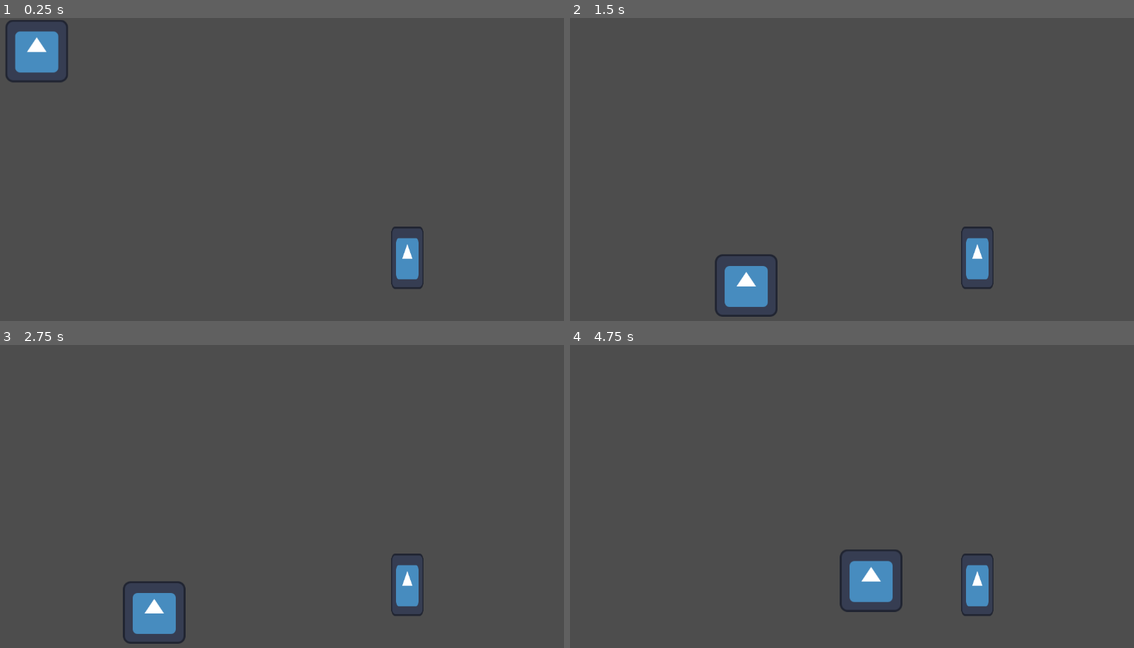
Above: before the commit, frames 1-4 (two rows, left to right).
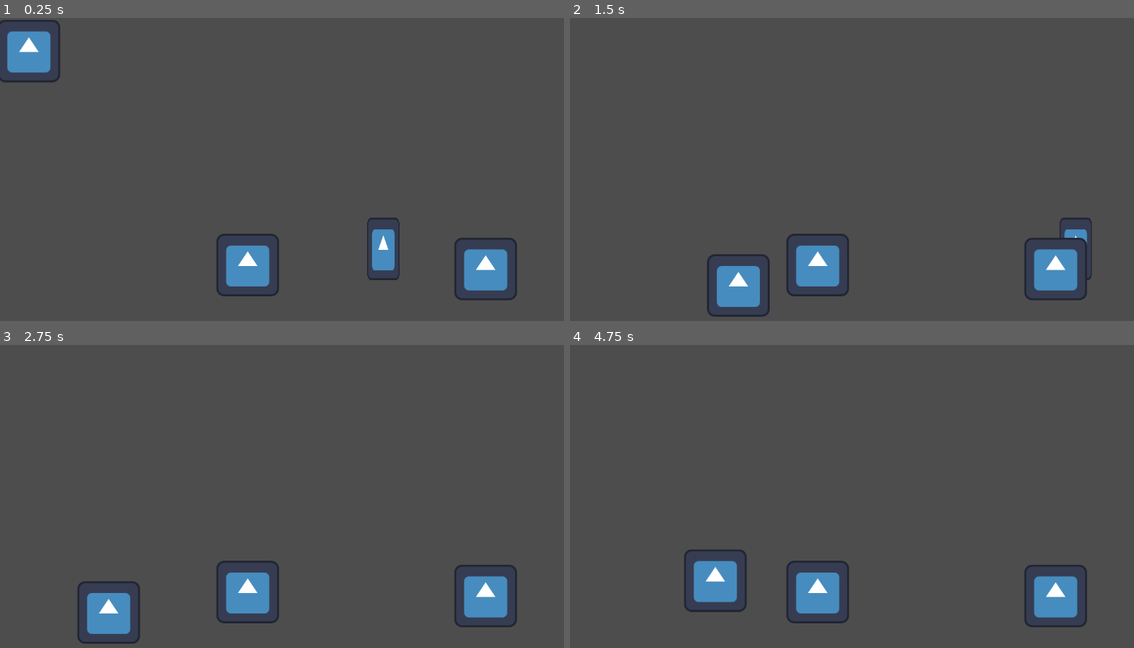
Above: after the commit, the same moments.

Repository: Vixtyg/Quantum-Coffee-Game
Game: Godot game, scene res://Starting.tscn
The game is run twice, just before and just after one commit, with the same random seed, the same clock (stepped at 60 frames per second) and the same inputs. The engine's default icon, where the game draws it, is replaced by a stand-in: a white triangle on a blue panel in a dark square.
Inputs:
- Up to frame 1 (0.25 s): no input
- Up to frame 2 (1.5 s): tap Enter (ui_accept) at 0.5, 0.77 s; hold Right (ui_right) from 0.53 s (still down)
- Up to frame 3 (2.75 s): tap Enter (ui_accept) at 1.52 s; release Right (ui_right) at 2.03 s; hold Left (ui_left) from 2.03 s (still down)
- Up to frame 4 (4.75 s): release Left (ui_left) at 2.78 s; hold Right (ui_right) 2.78-4.28 s; tap Enter (ui_accept) at 3.02, 3.77, 4.52 s; hold Left (ui_left) from 4.28 s (still down)

The runs differ from the first frame. In frame 1, 4.8% of the frame differs, in the area x 0-92%, y 0-94%; in frame 2, 4.4%; in frame 3, 5.9%; in frame 4, 6.1%, in the area x 20-92%, y 67-94%.

Commit message:
enemy not worling idk why

Diff:
--- a/Starting.tscn
+++ b/Starting.tscn
@@ -11,12 +11,13 @@
 
 [sub_resource type="WorldBoundaryShape2D" id="WorldBoundaryShape2D_isd15"]
 
+[sub_resource type="RectangleShape2D" id="RectangleShape2D_hwgbj"]
+
 [node name="Node2D" type="Node2D" unique_id=1047297409]
 
 [node name="MainCharacter" type="CharacterBody2D" parent="." unique_id=115279428]
 position = Vector2(59, 39)
 script = ExtResource("1_kx6a3")
-metadata/_edit_group_ = true
 
 [node name="Icon" type="Sprite2D" parent="MainCharacter" unique_id=386906196]
 texture = ExtResource("2_isd15")
@@ -28,13 +29,16 @@
 metadata/_edit_group_ = true
 
 [node name="enemy" type="CharacterBody2D" parent="." unique_id=1249428094]
+position = Vector2(733, 473)
 script = ExtResource("3_isd15")
+
+[node name="ray" type="RayCast2D" parent="enemy" unique_id=857684076]
+target_position = Vector2(135, 0)
 
 [node name="CollisionShape2D" type="CollisionShape2D" parent="enemy" unique_id=104859318]
 shape = SubResource("RectangleShape2D_isd15")
 
-[node name="Sprite2D" type="Sprite2D" parent="enemy" unique_id=1088223933]
-position = Vector2(832, 491)
+[node name="sprite" type="Sprite2D" parent="enemy" unique_id=1088223933]
 scale = Vector2(0.5199951, 1)
 texture = ExtResource("2_isd15")
 
@@ -43,3 +47,21 @@
 [node name="CollisionShape2D" type="CollisionShape2D" parent="BasePlatform" unique_id=27581963]
 position = Vector2(555, 612)
 shape = SubResource("WorldBoundaryShape2D_isd15")
+
+[node name="obstacle" type="StaticBody2D" parent="." unique_id=2071078831]
+position = Vector2(506, 506)
+
+[node name="CollisionShape2D" type="CollisionShape2D" parent="obstacle" unique_id=252042984]
+shape = SubResource("RectangleShape2D_hwgbj")
+
+[node name="Sprite2D" type="Sprite2D" parent="obstacle" unique_id=1121819442]
+texture = ExtResource("2_isd15")
+
+[node name="obstacle2" type="StaticBody2D" parent="." unique_id=1121526077]
+position = Vector2(992, 514)
+
+[node name="CollisionShape2D" type="CollisionShape2D" parent="obstacle2" unique_id=1697661222]
+shape = SubResource("RectangleShape2D_hwgbj")
+
+[node name="Sprite2D" type="Sprite2D" parent="obstacle2" unique_id=971772745]
+texture = ExtResource("2_isd15")
--- a/enemy.gd
+++ b/enemy.gd
@@ -1,19 +1,56 @@
 extends CharacterBody2D
 
 
-enum STATE {
+enum State {
 	IDLE,
 	FOLLOW
 }
 
+@export var speed = 200
+@export var jump_power = 100
+@export var player: CharacterBody2D
+@export var ray: RayCast2D
+var direction = 1
+var state = State.IDLE
+
 # Called when the node enters the scene tree for the first time.
 func _ready() -> void:
 	print("Hello World")
+	if player == null:
+		player = $"../MainCharacter"
+		print("player found")
+	if ray == null:
+		ray = find_child("ray")
+		print("ray found")
 
-	print("Hello World from me!")
 	pass # Replace with function body.
+
+func idle_state():
+	velocity.x = speed * direction
+	if ray.is_colliding():
+		print("collided")
+		direction *= -1
+		ray.target_position.x *= -1
+	pass
+
+func do_physics(delta: float):
+	if not is_on_floor():
+		velocity += get_gravity() * delta
+
+	pass
+
+func jump():
+	if is_on_floor():
+		velocity.y += jump_power
 
 
 # Called every frame. 'delta' is the elapsed time since the previous frame.
-func _process(delta: float) -> void:
+func _physics_process(delta: float) -> void:
+	match state:
+		State.IDLE:
+			idle_state()
+			pass
+		State.FOLLOW:
+			pass
+	move_and_slide()
 	pass
